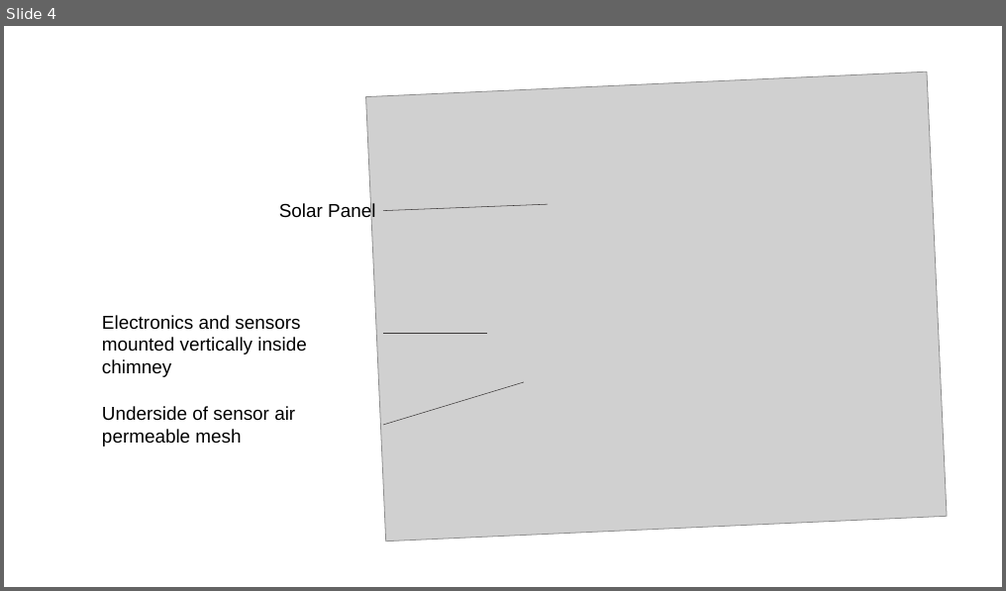
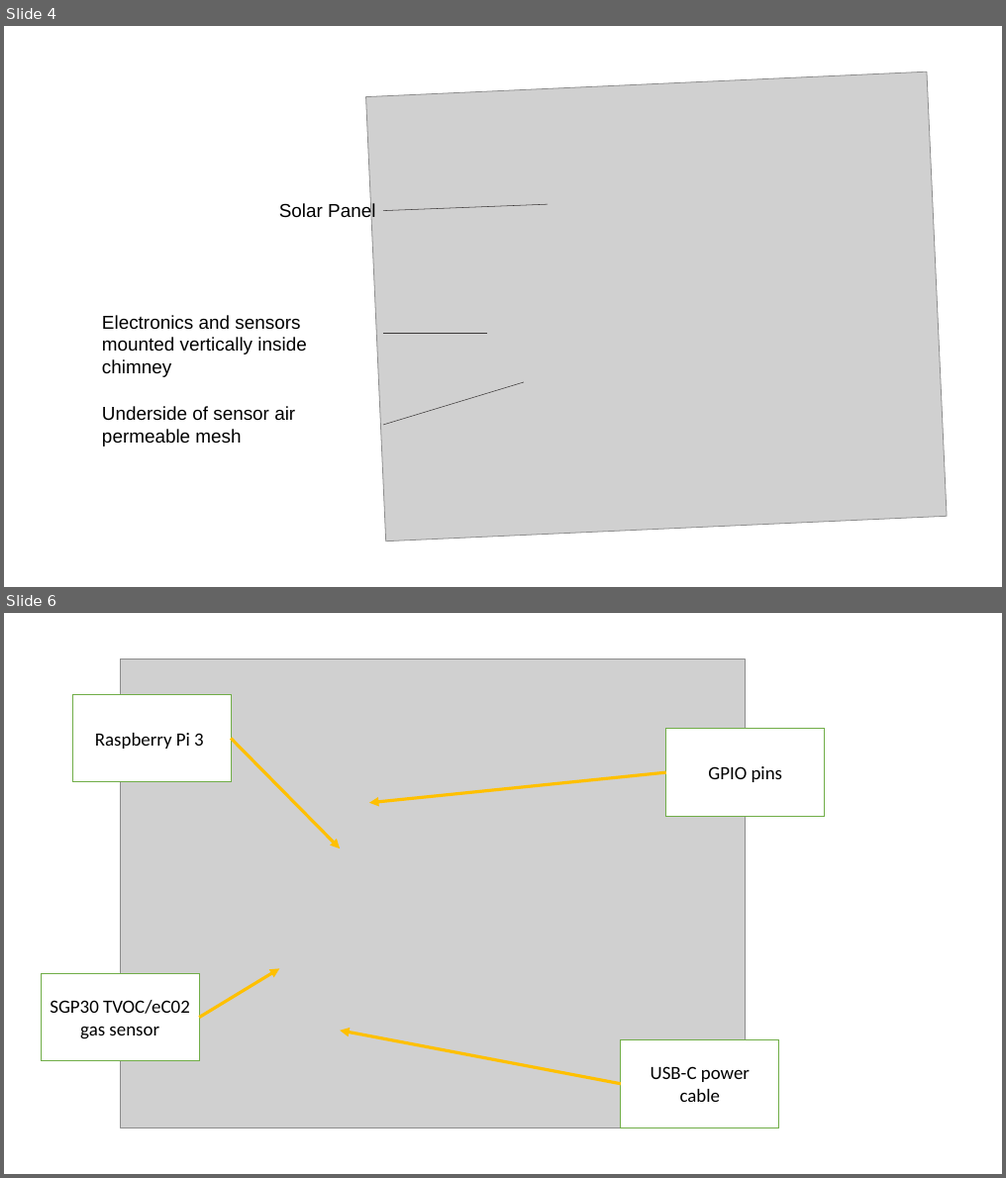
Before and after one commit to mjribeiro/AI-Challenge-2020, a slide deck: Written Report/Engineering_hardware/Engineering_hardware_Figures/engineering_figures_ppt.pptx. Shown one above the other, each under a label of ours: slide 4 before the commit, slides 4 and 6 after it; the slides between them are not shown. The pictures are 1006x591 and 1006x1178 pixels, drawn with LibreOffice and Linux fonts; fonts in the diff are those of the drawing; grey boxes stand for pictures. Boxes give left, top, right and bottom in pixels: in the first picture for what was removed or moved away, otherwise in the second. Text is boxed around its words. In the diff, an @@ line names an element or a change of style, - is before the commit and + after.

```diff
--- a/Written Report/Engineering_hardware/Engineering_hardware_Figures/engineering_figures_ppt.pptx
+++ b/Written Report/Engineering_hardware/Engineering_hardware_Figures/engineering_figures_ppt.pptx
@@ slide 6 added at [4, 613, 1002, 1174], background #FFFFFF @@
@@ picture added at [120, 660, 746, 1128] @@
@@ rectangle added at [72, 694, 231, 782], fill #FFFFFF, outline #70AD47 1 pt, 18 pt, text #000000 @@
+Raspberry Pi 3
@@ rectangle added at [666, 728, 826, 816], fill #FFFFFF, outline #70AD47 1 pt, 18 pt, text #000000 @@
+GPIO pins
@@ arrow added from (231, 738) to (341, 849), #FFC000 3 pt @@
@@ arrow added from (666, 772) to (369, 803), #FFC000 3 pt @@
@@ arrow added from (199, 1017) to (279, 968), #FFC000 3 pt @@
@@ rectangle added at [41, 973, 199, 1061], fill #FFFFFF, outline #70AD47 1 pt, 18 pt, text #000000 @@
+SGP30 TVOC/eC02 gas sensor
@@ arrow added from (621, 1084) to (341, 1031), #FFC000 3 pt @@
@@ rectangle added at [621, 1041, 779, 1128], fill #FFFFFF, outline #70AD47 1 pt, 18 pt, text #000000 @@
+USB-C power cable
```
Also in this commit, not shown: 1 other slide added, 9 other files.
